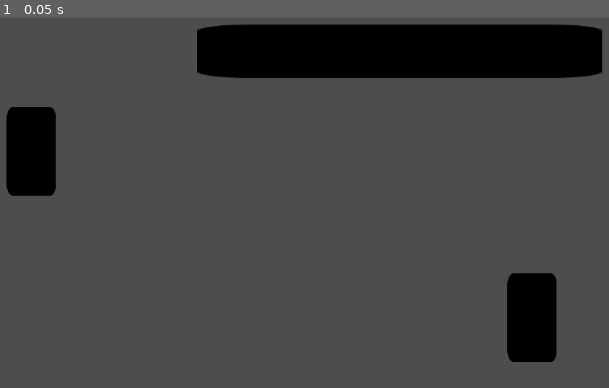
Above: before the commit, frame 1.
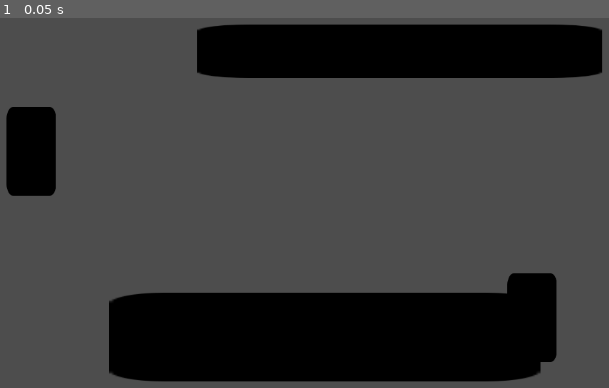
Above: after the commit, the same moment.

Repository: denniscarr/class-demo
Game: Godot game, scene res://main.tscn
The game is run twice, just before and just after one commit, with the same random seed, the same clock (stepped at 60 frames per second) and the same inputs. The project has no main scene, so this scene is started directly. The engine's default icon, where the game draws it, is replaced by a stand-in: a white triangle on a blue panel in a dark square.
Inputs:
- Up to frame 1 (0.05 s): no input

The runs differ from the first frame. In frame 1, 16% of the frame differs, in the area x 17-89%, y 74-99%.

Commit message:
Edit main scene

Diff:
--- a/new-game-project/main.tscn
+++ b/new-game-project/main.tscn
@@ -8,6 +8,12 @@
 modulate = Color(0, 0, 0, 1)
 position = Vector2(214, 243)
 scale = Vector2(0.5546875, 1)
+texture = ExtResource("1_ig7tw")
+
+[node name="Wall4" type="Sprite2D" parent="." unique_id=958176077]
+modulate = Color(0, 0, 0, 1)
+position = Vector2(637.25, 511)
+scale = Vector2(4.8554688, 1)
 texture = ExtResource("1_ig7tw")
 
 [node name="Wall2" type="Sprite2D" parent="." unique_id=1616882900]
